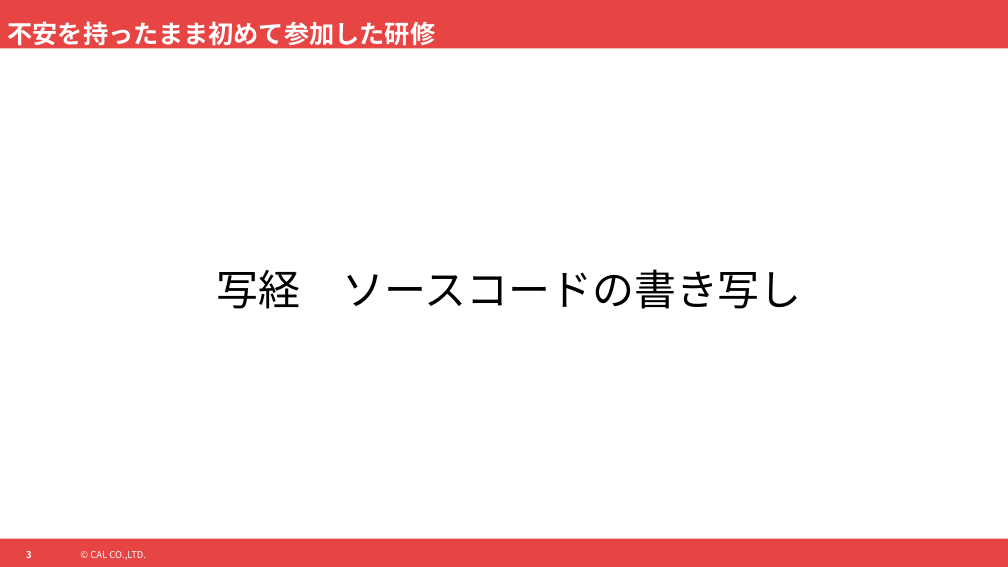
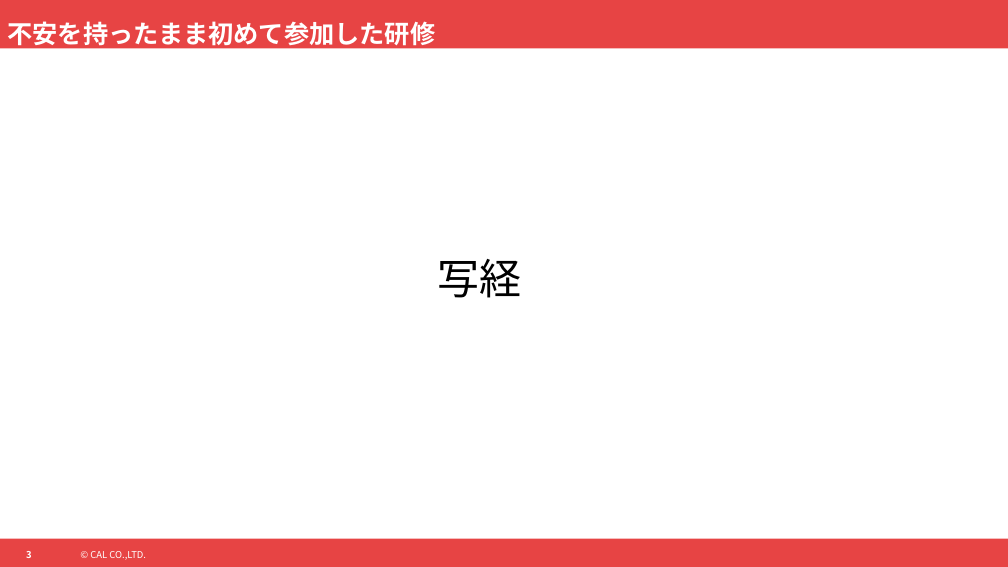
Before and after one commit to heuer-alvarez/Heuer-workspace, a slide deck: slide 3 of べスプラ2025/べスプラ2025.pptx. Drawn at 1008x567 pixels with LibreOffice and Linux fonts; fonts in the diff are those of the drawing; background and template pictures are left out. Boxes give left, top, right and bottom in pixels: in the first picture for what was removed or moved away, otherwise in the second. Text is boxed around its words. In the diff, an @@ line names an element or a change of style, - is before the commit and + after.

Commit message:
スライド更新

```diff
--- a/べスプラ2025/べスプラ2025.pptx
+++ b/べスプラ2025/べスプラ2025.pptx
@@ text at (437,259,521,298): text changed @@
-写経 ソースコードの書き写し
+写経
```
